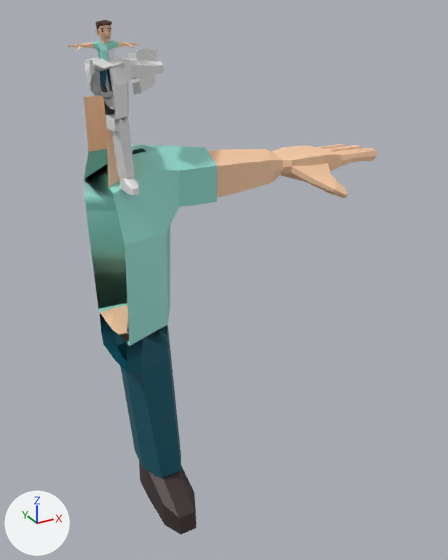
Two versions of the glTF model Sign-Sync/frontend/src/assets/3DModels/Avatar.glb, one commit apart.
One viewpoint serves both versions: a 50 mm lens placed at (-9.5, -28.2, 3.5), pointed at (7.4, 2.6, -11.9). The axes (+X, +Y, +Z) are drawn at lower left. The lights are the same throughout.

In view in the first picture: 'Body', 'Body.001', 'Cube.001', 'Ears.001', 'Hair.001', 'Head.001'.
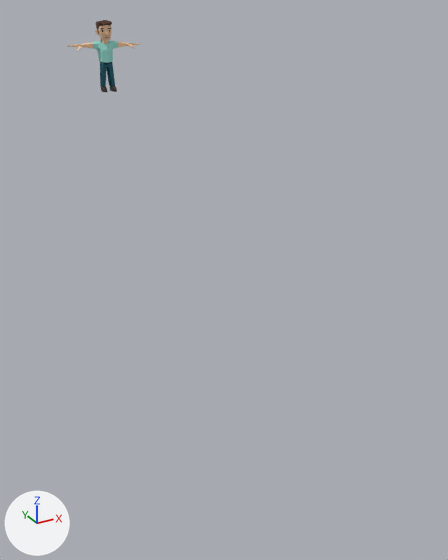
Scene script edits in JSON lines:
```json
{"op": "remove", "block": "ob_body_001", "code": ["ob_body_001 = bpy.data.objects.new('Body.001', me_cylinder_002)", "ob_body_001.location = (0.0, 0.0, 0.0)"]}
{"op": "remove", "block": "ob_head_001", "code": ["ob_head_001 = bpy.data.objects.new('Head.001', me_cube_003)", "ob_head_001.location = (0.0, 0.0, 0.0)"]}
{"op": "remove", "block": "ob_hair_001", "code": ["ob_hair_001 = bpy.data.objects.new('Hair.001', me_cube_005)", "ob_hair_001.location = (0.0, 0.0, 0.0)"]}
{"op": "remove", "block": "ob_ears_001", "code": ["ob_ears_001 = bpy.data.objects.new('Ears.001', me_cylinder_003)", "ob_ears_001.location = (0.0, 0.0, 0.0)"]}
{"op": "remove", "block": "ob_cube_001", "code": ["ob_cube_001 = bpy.data.objects.new('Cube.001', me_cube)", "ob_cube_001.location = (0.0, 0.0, 0.0)"]}
```

Boxes [x1, y1, x2, y2] around the edits, measured in the pictures (448 x 560 px):
```json
{"object": "Cube.001", "change": "deleted", "before": [84, 96, 377, 534], "on screen": "cyan"}
{"object": "Body.001", "change": "deleted", "before": [103, 48, 164, 195]}
{"object": "Hair.001", "change": "deleted", "before": [84, 57, 125, 96]}
{"object": "Ears.001", "change": "deleted", "before": [128, 48, 156, 95]}
{"object": "Head.001", "change": "deleted", "before": [100, 69, 115, 109]}
```
